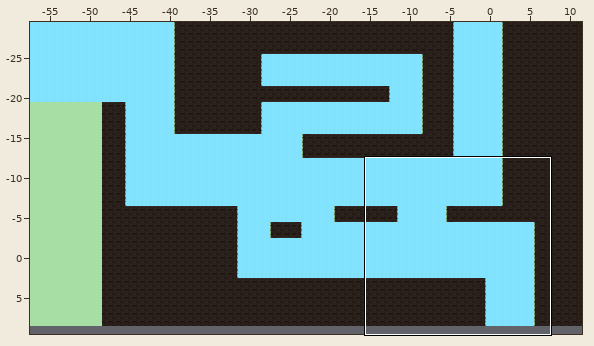
Tiled map -- Assets/Tiled/Level1TileMap/map1-1.tmx. The picture above shows the old version from afar; the outline marks the close-up.
Close-up. The starting point:
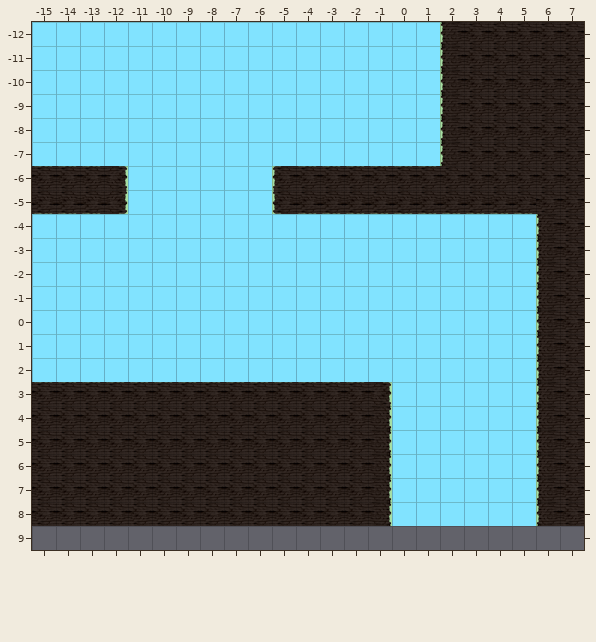
Cells are 256x256 px. Shown: x -15..7, y -12..9. The commit also changed other parts of the map, which this record leaves out.
Once edited:
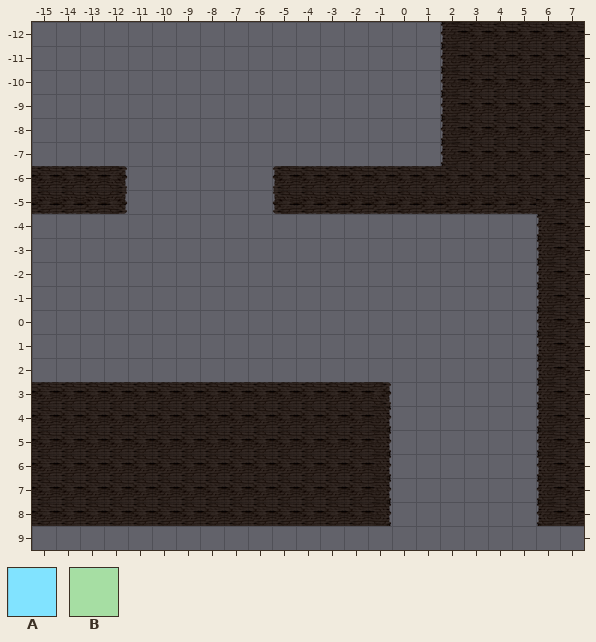
Key: from "ruleprient256": A 30, B 38.
_ is an empty cell, . an unchanged one.
Edits made:
--- layer "prototype" (now hidden)
@@ x -15..6 @@
--12 AAAAAAAAAAAAAAAAAB....
--11 AAAAAAAAAAAAAAAAAB....
--10 AAAAAAAAAAAAAAAAAB....
- -9 AAAAAAAAAAAAAAAAAB....
- -8 AAAAAAAAAAAAAAAAAB....
- -7 AAAAAAAAAAAAAAAAAB....
- -6 BBBBAAAAAABBBBBBB.....
- -5 BBBBAAAAAABBBBBBBBBBB.
- -4 AAAAAAAAAAAAAAAAAAAAAB
- -3 AAAAAAAAAAAAAAAAAAAAAB
- -2 AAAAAAAAAAAAAAAAAAAAAB
- -1 AAAAAAAAAAAAAAAAAAAAAB
-  0 AAAAAAAAAAAAAAAAAAAAAB
-  1 AAAAAAAAAAAAAAAAAAAAAB
-  2 AAAAAAAAAAAAAAAAAAAAAB
-  3 BBBBBBBBBBBBBBBAAAAAAB
-  4 ..............BAAAAAAB
-  5 ..............BAAAAAAB
-  6 ..............BAAAAAAB
-  7 ..............BAAAAAAB
-  8 ..............BAAAAAAB
+-12 __________________....
+-11 __________________....
+-10 __________________....
+ -9 __________________....
+ -8 __________________....
+ -7 __________________....
+ -6 _________________.....
+ -5 _____________________.
+ -4 ______________________
+ -3 ______________________
+ -2 ______________________
+ -1 ______________________
+  0 ______________________
+  1 ______________________
+  2 ______________________
+  3 ______________________
+  4 ..............________
+  5 ..............________
+  6 ..............________
+  7 ..............________
+  8 ..............________
Pixel boxes of the changes (left, top, right, bottom) in both close-ups:
removed: (32, 22, 539, 526)
